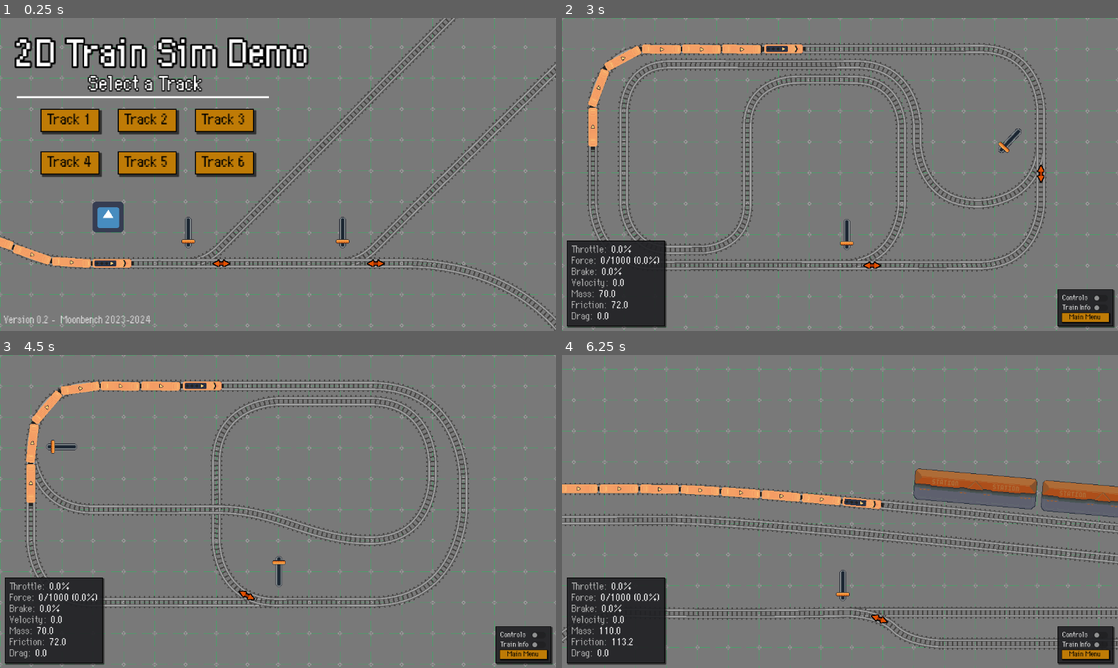
Above: before the commit, frames 1-4 (two rows, left to right).
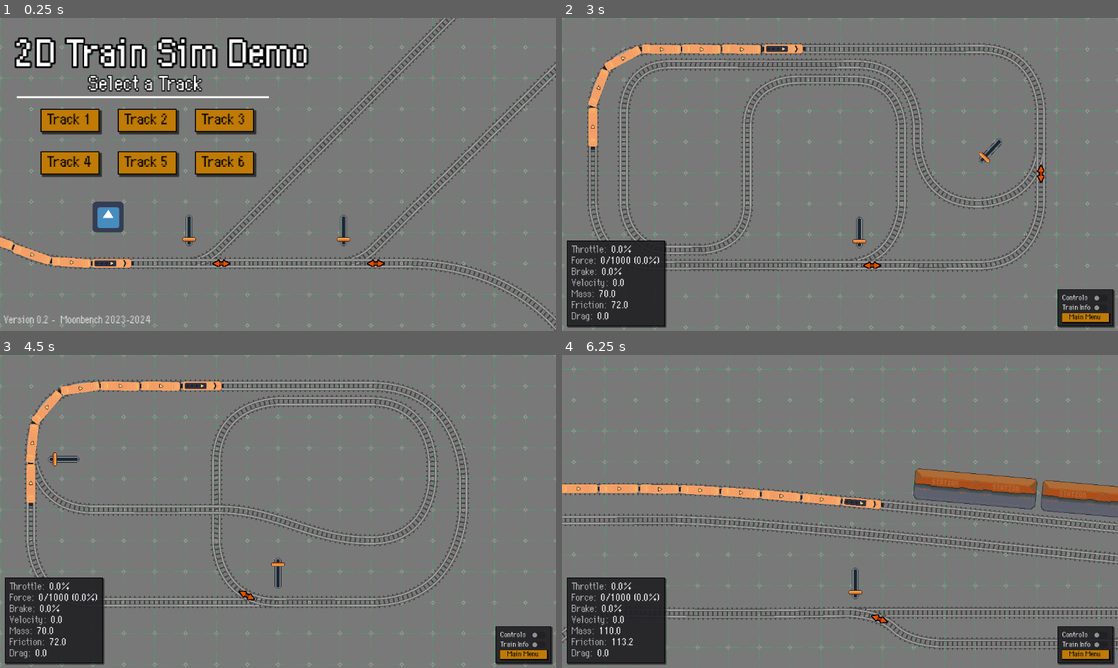
Above: after the commit, the same moments.

Repository: moonbench/simple-godot-train
Game: Godot game, scene res://Demo/Scenes/Game.tscn
Same seed, same stepped clock (60 frames per second), same inputs: the game is played once before the commit and once after it. The engine's default icon, where the game draws it, is replaced by a stand-in: a white triangle on a blue panel in a dark square.
Inputs (mouse positions are in pixels of both pictures, inside the frame that each line leads up to):
- Up to frame 1 (0.25 s): no input
- Up to frame 2 (3 s): click (751, 233) at 0.52 s; click "Track 1" at 1.25 s; click "Main Menu" at 2 s; click "Track 2" at 2.75 s
- Up to frame 3 (4.5 s): click "Main Menu" at 3.5 s; click "Track 3" at 4.25 s
- Up to frame 4 (6.25 s): click "Main Menu" at 5 s; click "Track 4" at 5.75 s

The runs differ from the first frame. In frame 1, 0.2% of the frame differs, in the area x 32-63%, y 62-74%; in frame 2, 0.4%, in the area x 50-83%, y 35-75%; in frame 3, 0.3%; in frame 4, 0.2%.

Commit message:
Switch cleanup

Diff:
--- a/Scenes/Track.tscn
+++ b/Scenes/Track.tscn
@@ -34,7 +34,6 @@
 [node name="Track" type="Path2D"]
 curve = SubResource("1")
 script = ExtResource("1")
-crosstie_distance = 10
 
 [node name="Crosstie" type="MeshInstance2D" parent="."]
 visible = false
--- a/Scenes/TrackSwitch.tscn
+++ b/Scenes/TrackSwitch.tscn
@@ -48,13 +48,13 @@
 [sub_resource type="Theme" id="10"]
 CheckButton/icons/checked = ExtResource("4")
 CheckButton/icons/unchecked = ExtResource("5")
-CheckButton/styles/normal = null
 
 [node name="TrackSwitch" type="Node2D"]
 script = ExtResource("1")
 
 [node name="LeftTrack" parent="." instance=ExtResource("2")]
 curve = SubResource("3")
+crosstie_distance = 10.0
 
 [node name="MultiMeshInstance2D" parent="LeftTrack" index="1"]
 multimesh = SubResource("8")
@@ -90,6 +90,7 @@
 [node name="RightTrack" parent="." instance=ExtResource("2")]
 z_index = 1
 curve = SubResource("4")
+crosstie_distance = 10.0
 
 [node name="MultiMeshInstance2D" parent="RightTrack" index="1"]
 multimesh = SubResource("9")
@@ -123,12 +124,13 @@
 texture = ExtResource("3")
 
 [node name="Button" type="CheckButton" parent="."]
-offset_left = -40.0
-offset_top = -120.0
-offset_right = 36.0
-offset_bottom = -72.0
+custom_minimum_size = Vector2(0, 92)
+offset_left = -64.0
+offset_top = -80.0
+offset_right = 12.0
+offset_bottom = 12.0
 rotation = 1.5708
-pivot_offset = Vector2(38, 24)
+pivot_offset = Vector2(64, 46)
 focus_mode = 0
 theme = SubResource("10")
 button_pressed = true
@@ -139,7 +141,7 @@
 [connection signal="bogie_at_tail" from="LeftTrack" to="." method="_on_left_track_bogie_at_tail"]
 [connection signal="bogie_at_head" from="RightTrack" to="." method="_on_right_track_bogie_at_head"]
 [connection signal="bogie_at_tail" from="RightTrack" to="." method="_on_right_track_bogie_at_tail"]
-[connection signal="pressed" from="Button" to="." method="_on_Button_pressed"]
+[connection signal="pressed" from="Button" to="." method="switch"]
 
 [editable path="LeftTrack"]
 [editable path="RightTrack"]
--- a/Scripts/TrackSwitch.gd
+++ b/Scripts/TrackSwitch.gd
@@ -10,28 +10,22 @@
 signal bogie_at_right(bogie: Bogie, extra: float, is_forward: bool)
 
 enum Directions {LEFT, RIGHT}
-@export var direction : Directions = Directions.RIGHT
+@export var direction : Directions = Directions.RIGHT : set = set_direction
 
 @onready var left_track : Track = $LeftTrack
 @onready var right_track : Track = $RightTrack
 @onready var checkbutton : Button = $Button
 
 func _ready() -> void:
-	_update_checkbutton()
-	_update_sprites()
-	checkbutton.focus_mode = Control.FOCUS_NONE
+	set_direction.call_deferred(direction)
 
 # Change the direction of the switch
 func switch() -> void:
 	if _has_bogies_on():
-		_update_checkbutton()
-		return
-	direction = Directions.LEFT if direction == Directions.RIGHT else Directions.RIGHT
-	_update_sprites()
-	_update_checkbutton()
-
-func _update_checkbutton() -> void:
-	checkbutton.button_pressed = true if direction == Directions.RIGHT else false
+		# Keep the same direction, but make sure the visuls are in sync
+		set_direction(direction)
+	else:
+		set_direction(Directions.LEFT if direction == Directions.RIGHT else Directions.RIGHT)
 
 # Connect the "from_side" of this track to the "to_side" of the other track
 #
@@ -67,22 +61,35 @@
 			return true
 	return false
 
+# Handle everything involved with changing the track
+func set_direction(new_direction: Directions):
+	direction = new_direction
+
+	_update_sprites()
+	_update_checkbutton()
+
 # Update z-index and sprite visibility for current direction
 func _update_sprites() -> void:
-	left_track.get_node("Pointer").hide()
-	right_track.get_node("Pointer").hide()
-	left_track.z_index = 0
-	right_track.z_index = 0
+	if !left_track || !right_track:
+		return
 
-	if direction == Directions.RIGHT:
-		right_track.get_node("Pointer").show()
-		right_track.z_index = 1
-	else:
-		left_track.get_node("Pointer").show()
-		left_track.z_index = 1
+	match direction:
+		Directions.RIGHT:
+			left_track.get_node("Pointer").hide()
+			right_track.get_node("Pointer").show()
+			left_track.z_index = 0
+			right_track.z_index = 1
+		Directions.LEFT:
+			left_track.get_node("Pointer").show()
+			right_track.get_node("Pointer").hide()
+			left_track.z_index = 1
+			right_track.z_index = 0
 
-func _on_Button_pressed() -> void:
-	switch()
+func _update_checkbutton() -> void:
+	if !checkbutton:
+		return
+
+	checkbutton.button_pressed = (direction == Directions.RIGHT)
 
 func _on_right_track_bogie_at_head(bogie: Bogie, extra: float, is_forward: bool) -> void:
 	bogie_at_head.emit(bogie, extra, is_forward)
